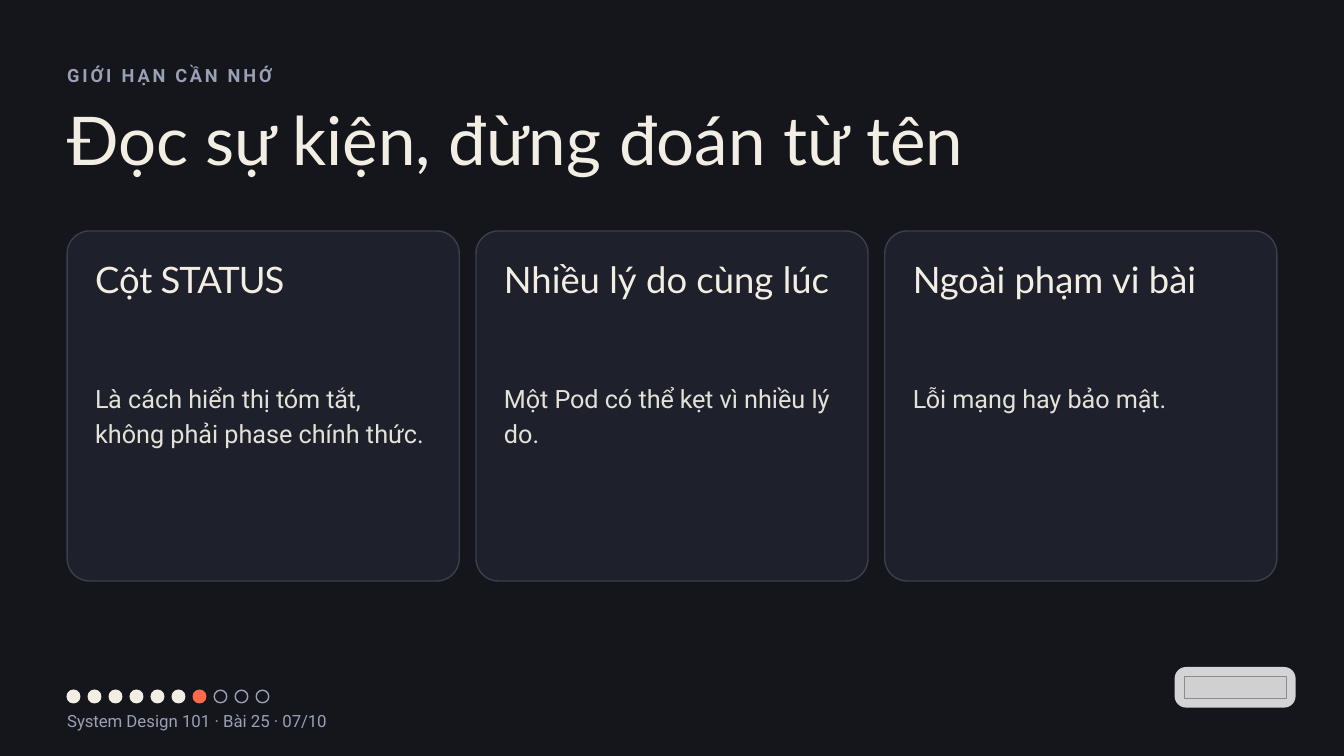
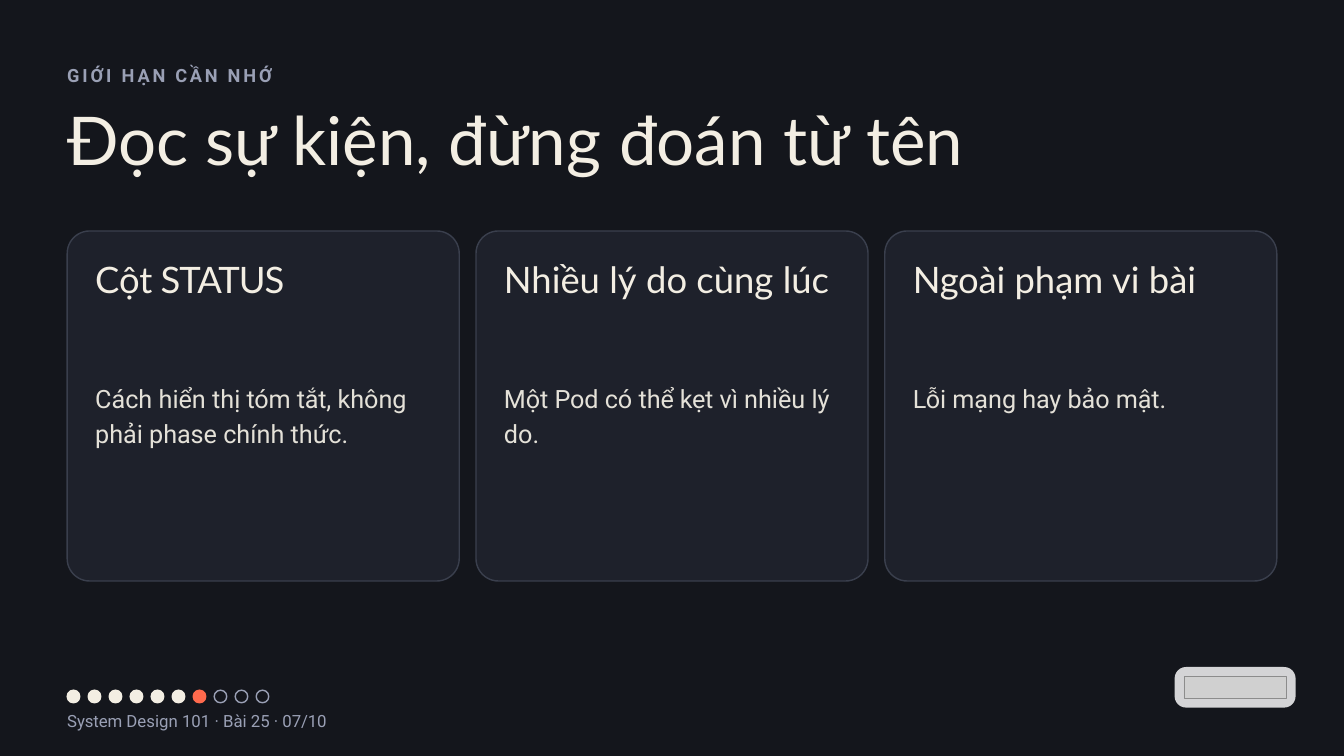
Before and after one commit to vohoailinh90/tool-marketing-studio, a slide deck: slide 7 of system-design-101/vi/lessons/sd-13-025/slides/sd-13-025.pptx. Drawn at 1344x756 pixels with LibreOffice and Linux fonts; fonts in the diff are those of the drawing; grey boxes stand for pictures. Boxes give left, top, right and bottom in pixels: in the first picture for what was removed or moved away, otherwise in the second. Text is boxed around its words. In the diff, an @@ line names an element or a change of style, - is before the commit and + after.

```diff
--- a/system-design-101/vi/lessons/sd-13-025/slides/sd-13-025.pptx
+++ b/system-design-101/vi/lessons/sd-13-025/slides/sd-13-025.pptx
@@ text at [95,387,407,448]: text changed @@
-Là cách hiển thị tóm tắt, không phải phase chính thức.
+Cách hiển thị tóm tắt, không phải phase chính thức.
```
Also in this commit, not shown: 3 other slides changed, 4 other files.
